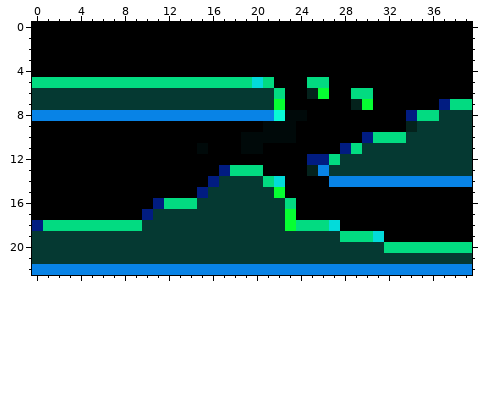
One commit to this pixel-art sprite: res/level/Map1.png. The picture above is the old version.
The file is 40x23 pixels.
After:
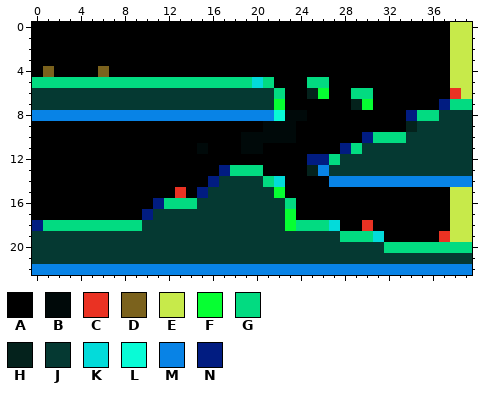
Palette (. is transparent): A #000000  B #000909  C #ea3223  D #7b621d  E #c7ea4a  F #06ff32  G #02db81  H #04221c  J #053932  K #03dbda  L #09fbd6  M #0883e6  N #011c81
Difference:
Changed rows in their new state; - is an unchanged pixel.
first column x 1:
 0 -------------------------------------EE
 1 -------------------------------------EE
 2 -------------------------------------EE
 3 -------------------------------------EE
 4 D----D-------------------------------EE
 5 -------------------------------------EE
 6 -------------------------------------CE
first column x 13:
15 C------------------------EE
16 -------------------------EE
17 -------------------------EE
18 -----------------C-------EE
19 ------------------------CEE
